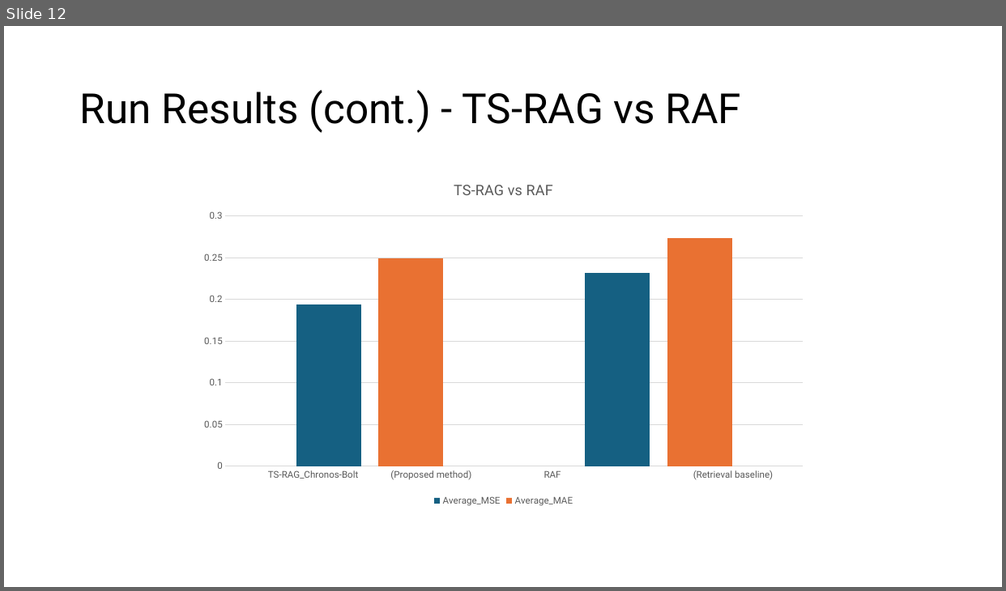
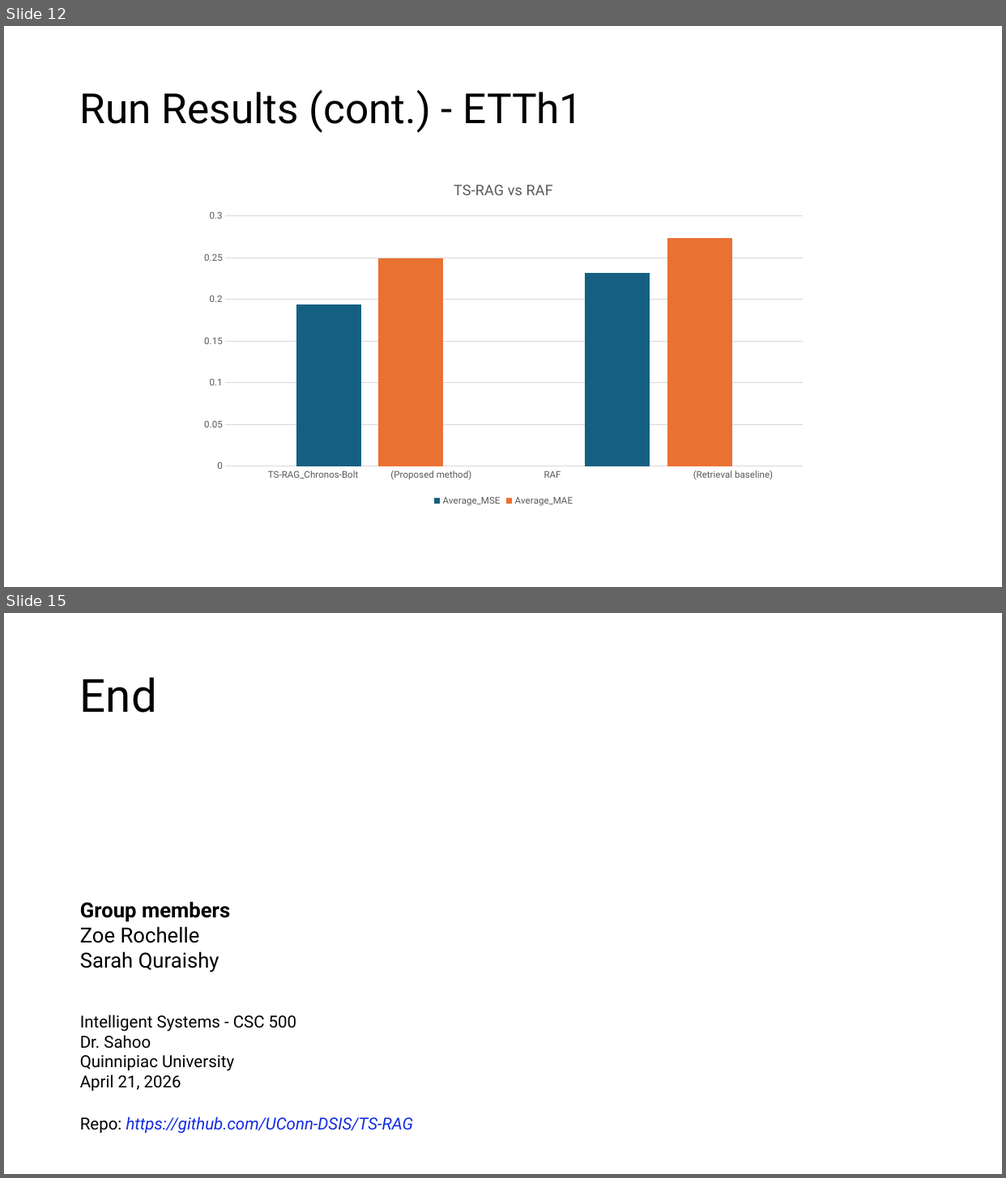
Before and after one commit to ZGRochelleDev/intelligent-systems-code-Review, a slide deck: deliverables/code-review-presentation.pptx. Shown one above the other, each under a label of ours: slide 12 before the commit, slides 12 and 15 after it; the slides between them are not shown. The pictures are 1006x591 and 1006x1178 pixels, drawn with LibreOffice and Linux fonts; fonts in the diff are those of the drawing. Boxes give left, top, right and bottom in pixels: in the first picture for what was removed or moved away, otherwise in the second. Text is boxed around its words. In the diff, an @@ line names an element or a change of style, - is before the commit and + after.

```diff
--- a/deliverables/code-review-presentation.pptx
+++ b/deliverables/code-review-presentation.pptx
@@ slide 15 added at bbox=[4, 613, 1002, 1174], background #FFFFFF @@
@@ title added at bbox=[80, 677, 157, 713], 44 pt, text #000000 @@
+End
@@ text added at bbox=[80, 901, 230, 973], 20 pt, text #000000 @@
+Group members
+Zoe Rochelle
+Sarah Quraishy
@@ text added at bbox=[80, 1015, 414, 1134], 16 pt, text #000000 @@
+Intelligent Systems - CSC 500
+Dr. Sahoo
+Quinnipiac University
+April 21, 2026
+Repo: https://github.com/UConn-DSIS/TS-RAG
@@ slide 12 changed as well @@
@@ title at bbox=[80, 90, 583, 133]: text changed @@
-Run Results (cont.) - TS-RAG vs RAF
+Run Results (cont.) - ETTh1
```
Also in this commit, not shown: 11 other slides changed, 2 other slides added, 1 slide removed, 9 other files.
